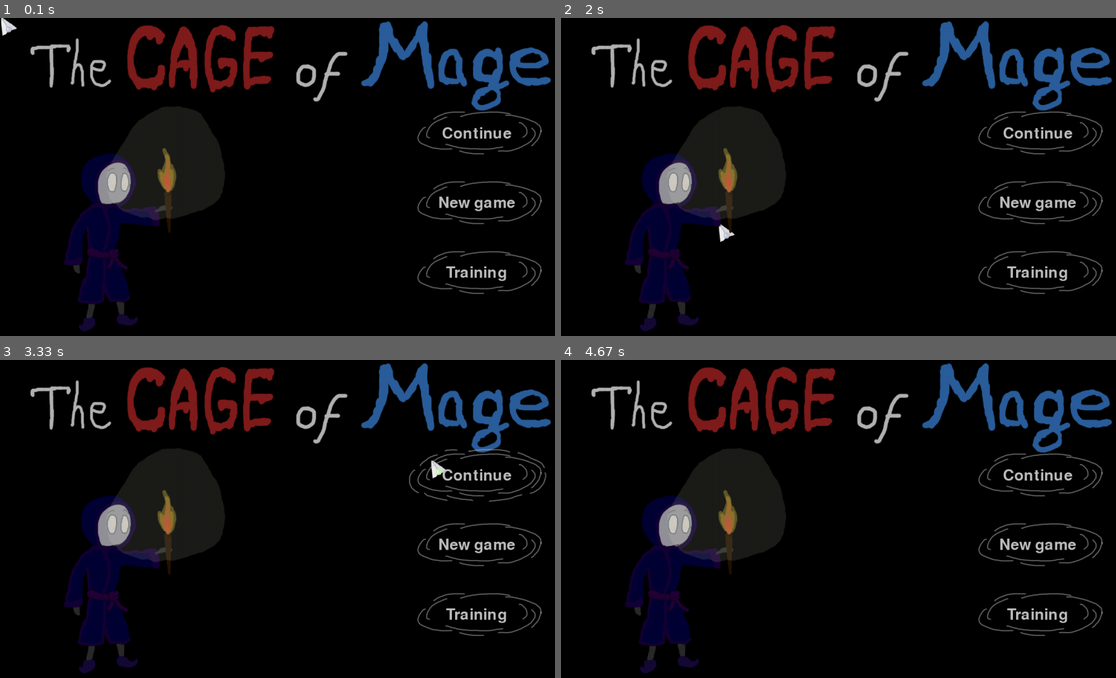
Above: before the commit, frames 1-4 (two rows, left to right).
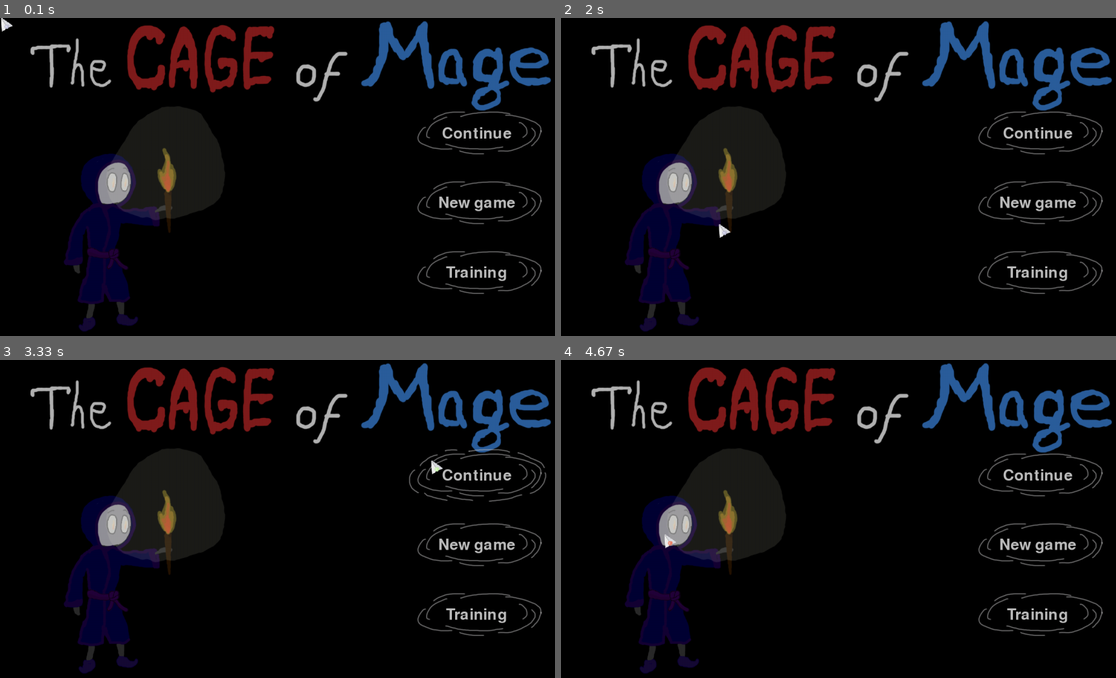
Above: after the commit, the same moments.

Repository: v-like-engine/the-cage-of-mage-pygame
Game: pygame game, started from start_game.py
The game is run twice, just before and just after one commit, with the same random seed, the same clock (stepped at 60 frames per second) and the same inputs.
Inputs (mouse positions are in pixels of both pictures, inside the frame that each line leads up to):
- Up to frame 1 (0.1 s): no input
- Up to frame 2 (2 s): press the mouse at (1038, 132) at 0.37 s; move the mouse to (971, 192) at 0.47 s; release the mouse at (905, 253) at 0.6 s; press the mouse at (1038, 132) at 0.7 s; move the mouse to (932, 186) at 0.8 s; release the mouse at (827, 240) at 0.93 s; press the mouse at (1038, 202) at 1.03 s; move the mouse to (966, 154) at 1.13 s; release the mouse at (888, 103) at 1.27 s; press the mouse at (1038, 132) at 1.37 s; move the mouse to (838, 164) at 1.47 s; release the mouse at (644, 196) at 1.6 s; press the mouse at (1038, 202) at 1.7 s; move the mouse to (877, 211) at 1.8 s; release the mouse at (716, 224) at 1.93 s
- Up to frame 3 (3.33 s): press the mouse at (477, 544) at 2.03 s; move the mouse to (310, 541) at 2.13 s; release the mouse at (149, 538) at 2.27 s; press the mouse at (477, 544) at 2.37 s; move the mouse to (316, 595) at 2.47 s; release the mouse at (149, 646) at 2.6 s; press the mouse at (477, 544) at 2.7 s; move the mouse to (288, 496) at 2.8 s; release the mouse at (99, 449) at 2.93 s; press the mouse at (477, 544) at 3.03 s; move the mouse to (455, 503) at 3.13 s; release the mouse at (427, 461) at 3.27 s
- Up to frame 4 (4.67 s): press the mouse at (1038, 544) at 3.37 s; move the mouse to (999, 519) at 3.47 s; release the mouse at (955, 496) at 3.6 s; press the mouse at (1038, 474) at 3.7 s; move the mouse to (882, 550) at 3.8 s; release the mouse at (721, 627) at 3.93 s; press the mouse at (1038, 544) at 4.03 s; move the mouse to (977, 557) at 4.13 s; release the mouse at (921, 569) at 4.27 s; press the mouse at (1038, 544) at 4.37 s; move the mouse to (849, 541) at 4.47 s; release the mouse at (660, 534) at 4.6 s

The runs differ from the first frame. In frame 1, less than 0.1% of the frame differs, in the area x 0-4%, y 0-6%; in frame 2, less than 0.1%, in the area x 28-32%, y 64-71%; in frame 3, less than 0.1%; in frame 4, less than 0.1%.

Commit message:
Fix cursor view in the main menu

Diff:
--- a/cursor_class.py
+++ b/cursor_class.py
@@ -8,7 +8,7 @@
 class Cursor:
     def __init__(self, curs, *size):
         arrow_image = load_image('cursors_next_gen.png')
-        size = size if size else False
+        size = size or False
         self.position = [0, 0]
         self.frames = []
         self.cut_sheet(arrow_image, curs, 40, size)
@@ -24,5 +24,5 @@
             y = 0
             print(x, y, width, height)
             image = sheet.subsurface(x, y, width, height)
-            pygame.transform.scale(image, size)
+            image = pygame.transform.scale(image, size)
             self.frames.append(image)
--- a/hero_classes.py
+++ b/hero_classes.py
@@ -9,7 +9,7 @@
         self.x = x
         self.y = y
         self.frames = []
-        resize = resize if resize else False
+        resize = resize or False
         self.cut_sheet(sheet, columns, rows, resize)
         self.cur_frame = 0
         self.image = self.frames[self.cur_frame]
--- a/main.py
+++ b/main.py
@@ -46,10 +46,11 @@
                 self.handle_event(event)
                 self.buttons_sprites.update(event)
             self.loop()
-            self.render()
+            self.screen.fill(pygame.Color('black'))
             self.logo_group.draw(self.screen)
             self.buttons_sprites.draw(self.screen)
             self.mage_main_menu_group.draw(self.screen)
+            self.render()
             self.logo_group.update()
             self.mage_main_menu_group.update()
             pygame.display.flip()
--- a/main_class.py
+++ b/main_class.py
@@ -14,7 +14,7 @@
         self.clock = pygame.time.Clock()
         self.running = True
         pygame.mouse.set_visible(False)
-        self.cursor = Cursor(6, 120, 120)
+        self.cursor = Cursor(6, 30, 30)
 
     def terminate(self):
         pygame.quit()
@@ -46,6 +46,5 @@
         self.clock.tick(self.FPS)
 
     def render(self):
-        self.screen.fill(pygame.Color('black'))
         if pygame.mouse.get_focused():
             self.screen.blit(self.cursor.cursor, self.cursor.position)
